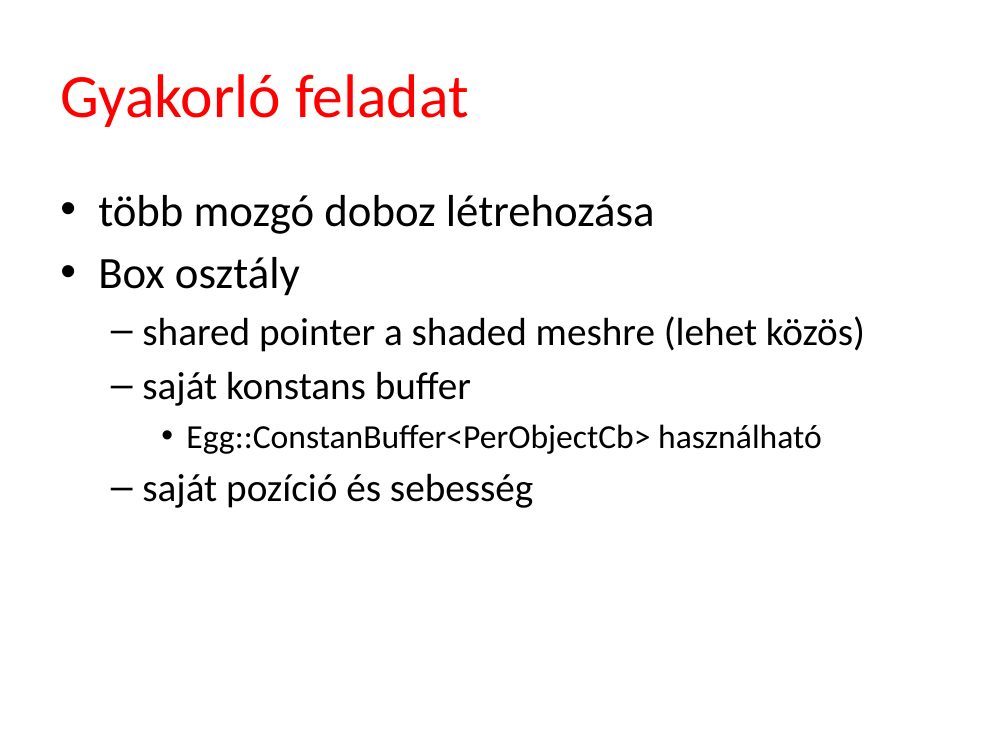
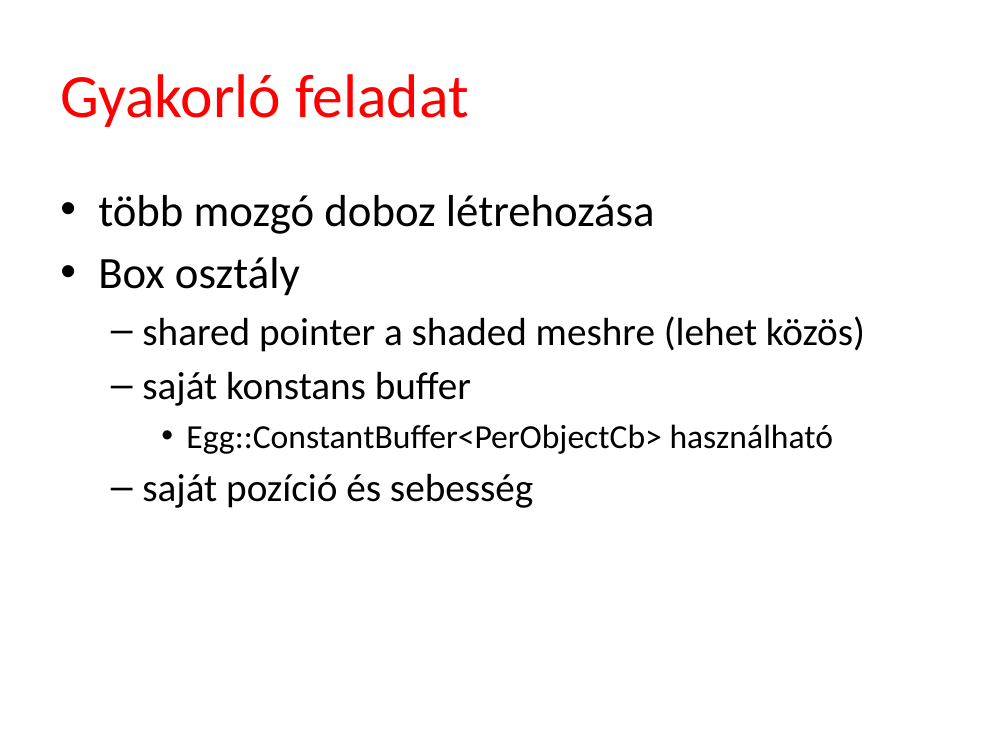
Before and after one commit to szecsi/dx12, a slide deck: slide 2 of Slides/ggl030-Boxes.pptx. Drawn at 1008x756 pixels with LibreOffice and Linux fonts; fonts in the diff are those of the drawing; background and template pictures are left out. Boxes give left, top, right and bottom in pixels: in the first picture for what was removed or moved away, otherwise in the second. Text is boxed around its words. In the diff, an @@ line names an element or a change of style, - is before the commit and + after.

```diff
--- a/Slides/ggl030-Boxes.pptx
+++ b/Slides/ggl030-Boxes.pptx
@@ text at (186,424,834,454): text changed @@
-    • Egg::ConstanBuffer<PerObjectCb> használható
+    • Egg::ConstantBuffer<PerObjectCb> használható
```
Also in this commit, not shown: 16 other files.
